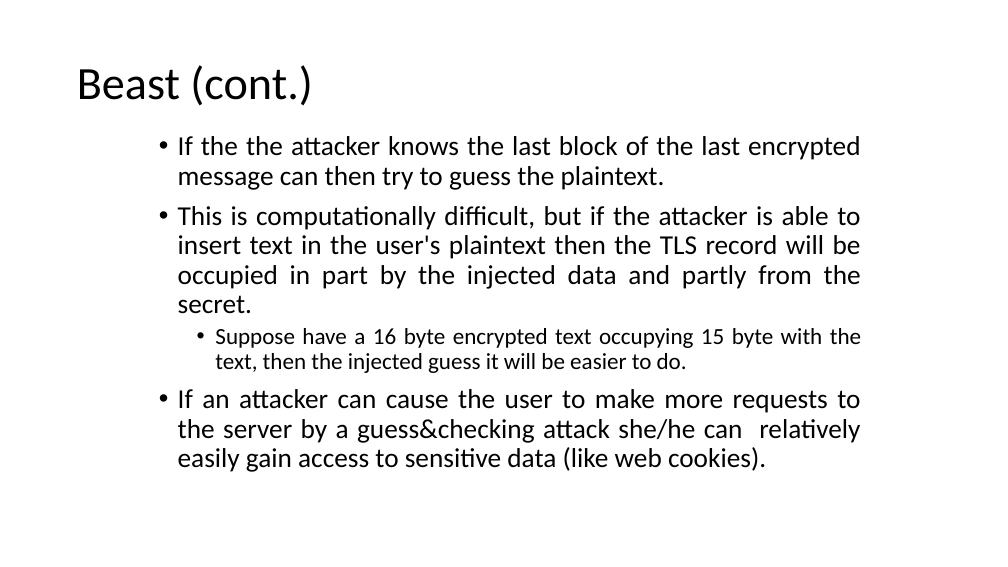
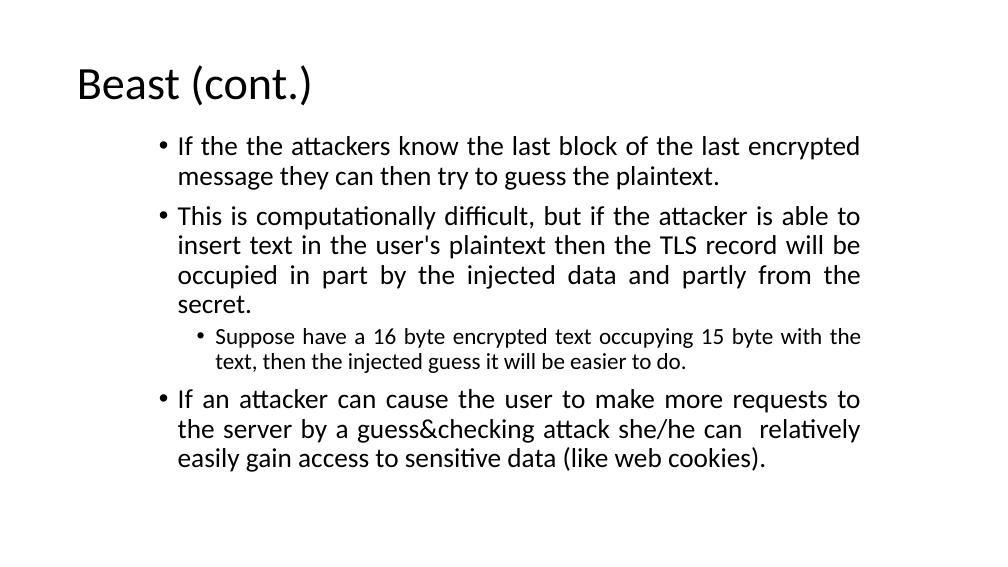
Before and after one commit to DeMaCS-UNICAL/NetworkSecurity, a slide deck: slide 18 of slides/SSL.pptx. Drawn at 1008x567 pixels with LibreOffice and Linux fonts; fonts in the diff are those of the drawing. Boxes give left, top, right and bottom in pixels: in the first picture for what was removed or moved away, otherwise in the second. Text is boxed around its words. In the diff, an @@ line names an element or a change of style, - is before the commit and + after.

Commit message:
New versions of slides

```diff
--- a/slides/SSL.pptx
+++ b/slides/SSL.pptx
@@ text at (178,136,860,190): text changed @@
-• If the the attacker knows the last block of the last encrypted message can then try to guess the plaintext.
+• If the the attackers know the last block of the last encrypted message they can then try to guess the plaintext.
```
Also in this commit, not shown: 3 other slides changed, 4 other files.
